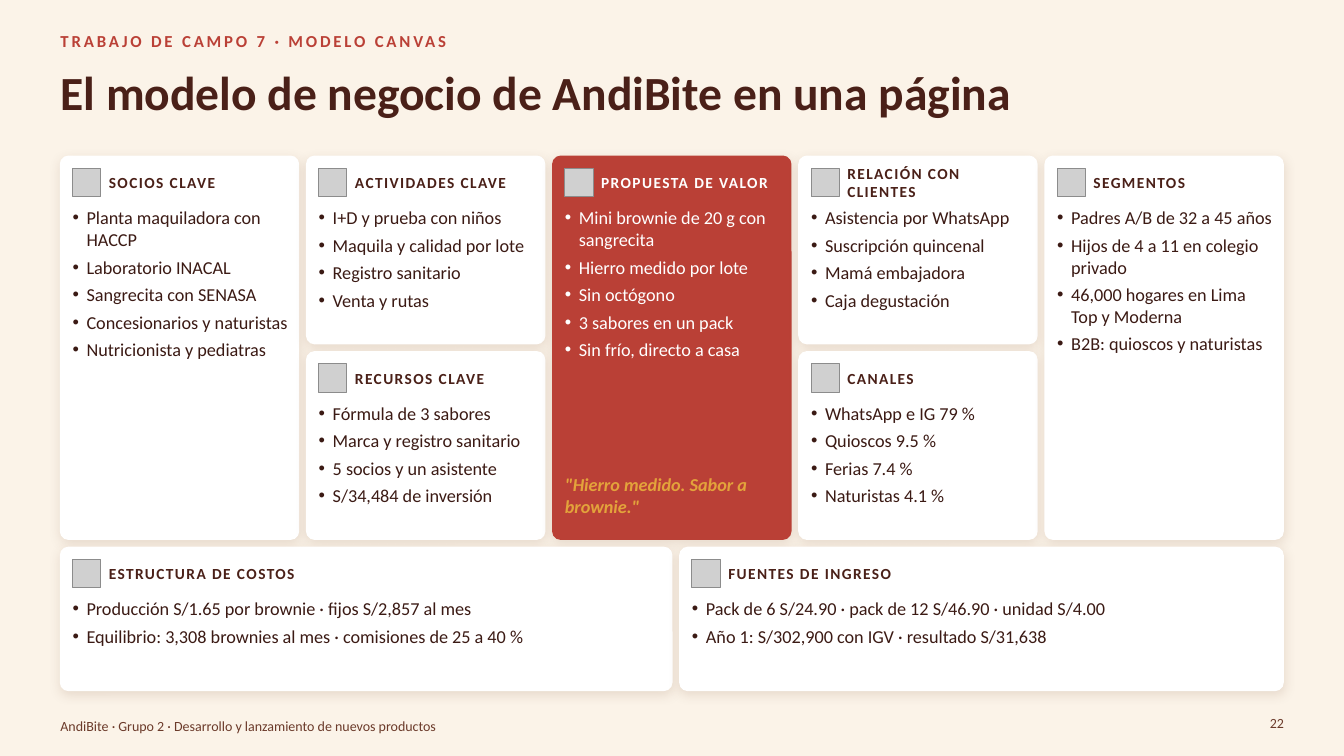
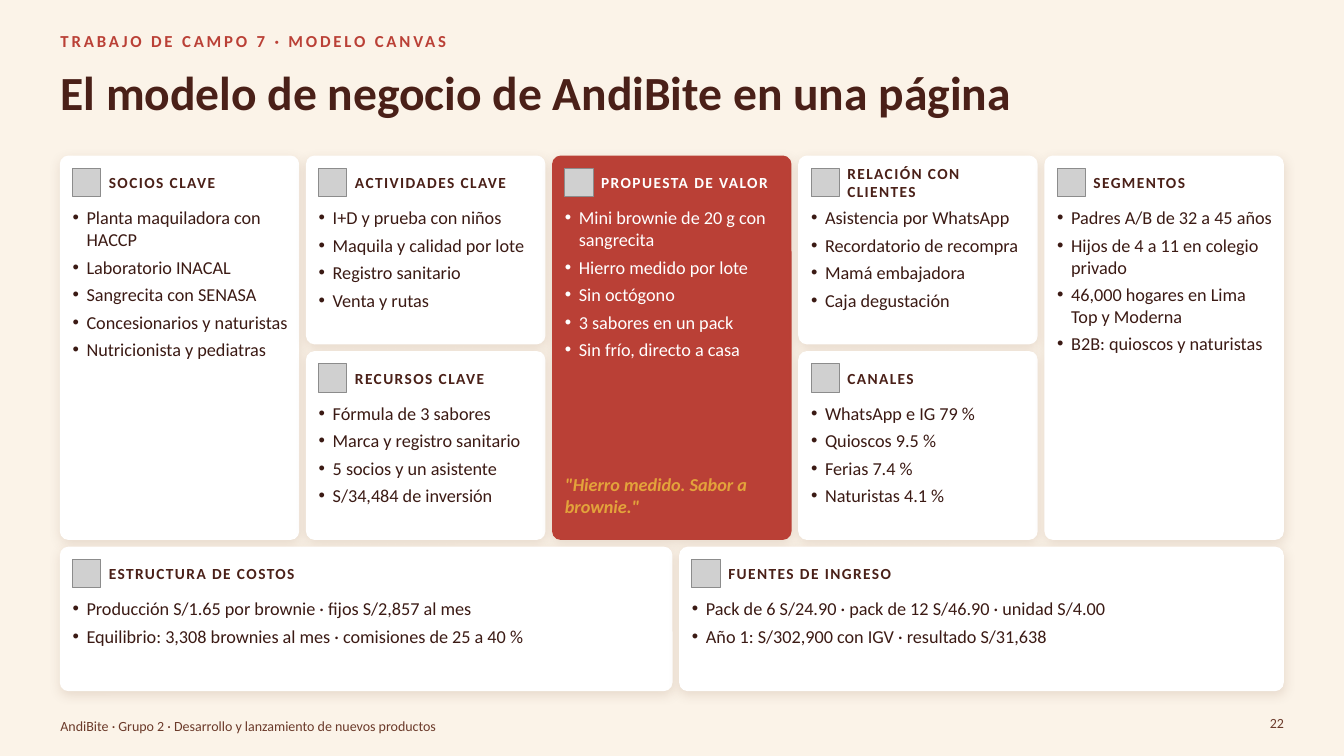
Before and after one commit to Darknow-web/Desarrollo-y-lanzamiento-de-producto-y-marca, a slide deck: slide 22 of 04-reformulacion/TC5-8/TC5-8-AndiBite.pptx. Drawn at 1344x756 pixels with LibreOffice and Linux fonts; fonts in the diff are those of the drawing; grey boxes stand for pictures; background and template pictures are left out. Boxes give left, top, right and bottom in pixels: in the first picture for what was removed or moved away, otherwise in the second. Text is boxed around its words. In the diff, an @@ line names an element or a change of style, - is before the commit and + after.

```diff
--- a/04-reformulacion/TC5-8/TC5-8-AndiBite.pptx
+++ b/04-reformulacion/TC5-8/TC5-8-AndiBite.pptx
@@ text at bbox=[825, 239, 1018, 255]: text changed @@
-• Suscripción quincenal
+• Recordatorio de recompra
```
Also in this commit, not shown: 6 other slides changed, 4 other files.
